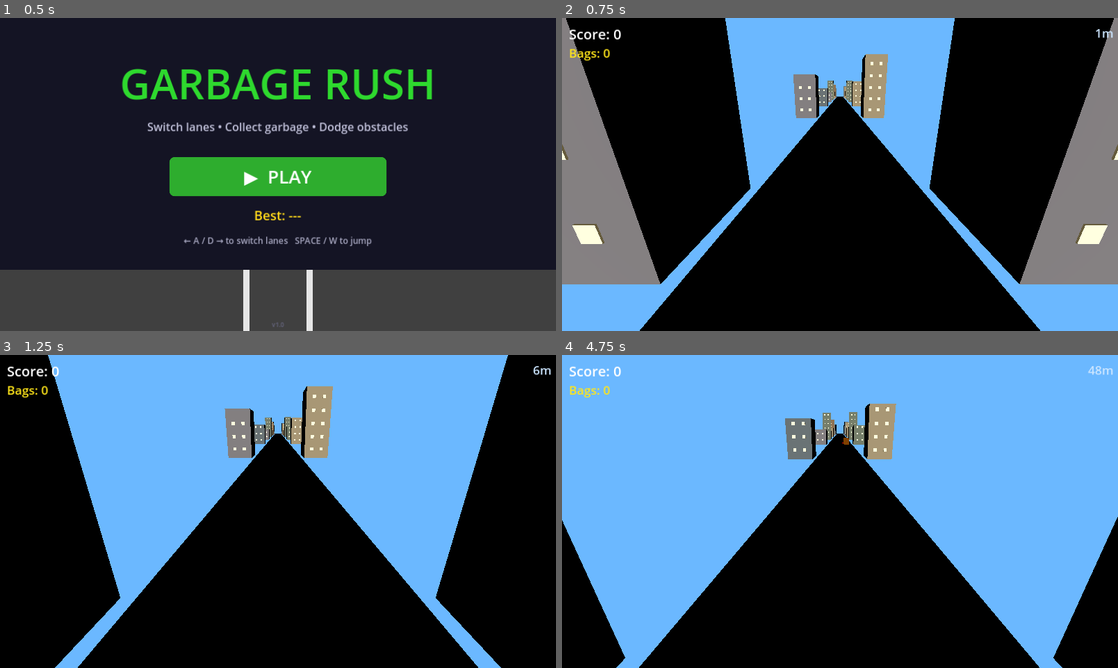
Above: before the commit, frames 1-4 (two rows, left to right).
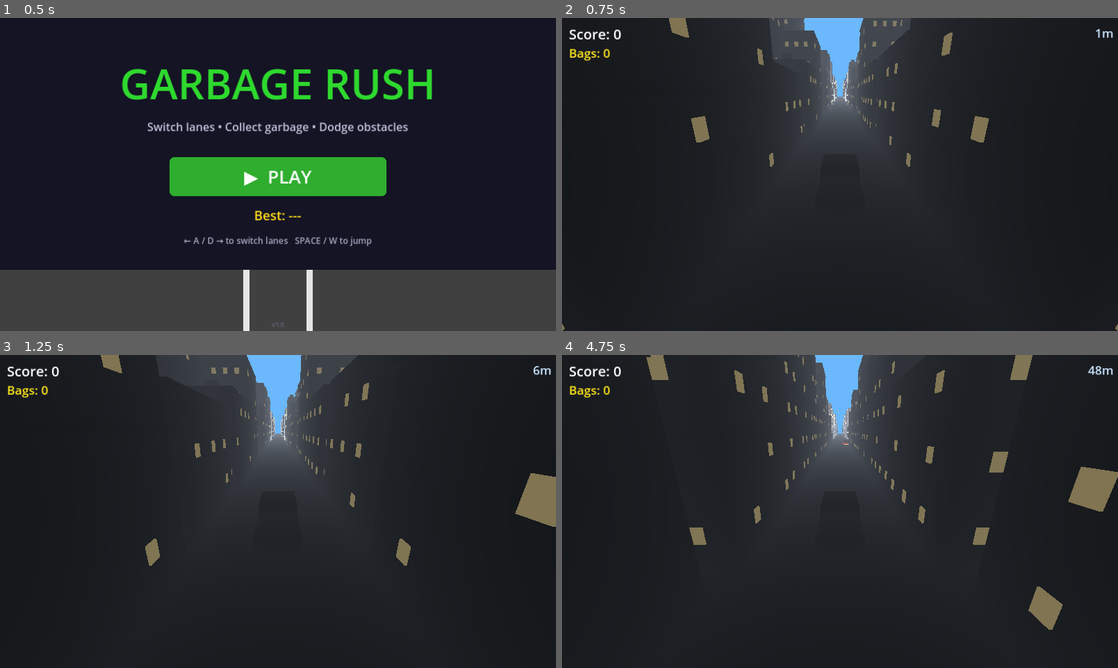
Above: after the commit, the same moments.

Repository: bhavyat81/runner
Game: Godot game, scene res://scenes/main_menu.tscn
Two runs of this game, one before a commit and one after it. Both use one fixed random seed, a clock stepped at 60 frames per second and the inputs below.
Inputs (mouse positions are in pixels of both pictures, inside the frame that each line leads up to):
- Up to frame 1 (0.5 s): no input
- Up to frame 2 (0.75 s): click "▶ PLAY" at 0.5 s
- Up to frame 3 (1.25 s): no input
- Up to frame 4 (4.75 s): move the mouse to (962, 495) at 1.27 s; hold D (move_right) 1.28-2.03 s; click (962, 495) at 1.42 s; tap Space (jump) at 1.52, 2.27, 3.77, 4.52 s; move the mouse to (728, 527) at 2.02 s; hold A (move_left) 2.03-2.78 s; move the mouse to (895, 442) at 2.77 s; hold D (move_right) 2.78-4.28 s; move the mouse to (812, 574) at 3.52 s; click (812, 574) at 3.67 s; move the mouse to (1006, 558) at 4.27 s; hold A (move_left) from 4.28 s (still down)

Frame 1 is identical in both runs. In frame 2, 98% of the frame differs, in the area x 0-100%, y 0-100%; in frame 3, 98%; in frame 4, 99%.

Commit message:
Visual overhaul: dense buildings, textured obstacles, road curbs/sidewalks, better lighting
Co-authored-by: bhavyat81 <233542359+bhavyat81@users.noreply.github.com>

Diff:
--- a/scenes/game.tscn
+++ b/scenes/game.tscn
@@ -8,7 +8,10 @@
 background_color = Color(0.42, 0.72, 1.0, 1)
 ambient_light_source = 1
 ambient_light_color = Color(0.85, 0.88, 1.0, 1)
-ambient_light_energy = 0.7
+ambient_light_energy = 0.9
+fog_enabled = true
+fog_density = 0.008
+fog_sky_affect = 0.5
 
 [sub_resource type="BoxShape3D" id="BoxShape3D_ground"]
 size = Vector3(20.0, 0.2, 2000.0)
@@ -22,7 +25,7 @@
 [node name="Sun" type="DirectionalLight3D" parent="."]
 transform = Transform3D(1, 0, 0, 0, 0.766, -0.643, 0, 0.643, 0.766, 0, 20, 10)
 light_color = Color(1, 0.97, 0.9, 1)
-light_energy = 1.3
+light_energy = 1.5
 shadow_enabled = true
 
 [node name="Ground" type="StaticBody3D" parent="."]
--- a/scenes/road_segment.tscn
+++ b/scenes/road_segment.tscn
@@ -8,11 +8,23 @@
 [sub_resource type="BoxMesh" id="BoxMesh_line"]
 size = Vector3(0.15, 0.12, 40.0)
 
+[sub_resource type="BoxMesh" id="BoxMesh_edgeline"]
+size = Vector3(0.2, 0.12, 40.0)
+
+[sub_resource type="BoxMesh" id="BoxMesh_curb"]
+size = Vector3(0.3, 0.25, 40.0)
+
+[sub_resource type="BoxMesh" id="BoxMesh_sidewalk"]
+size = Vector3(2.5, 0.08, 40.0)
+
 [sub_resource type="StandardMaterial3D" id="Mat_road"]
-albedo_color = Color(0.28, 0.28, 0.28, 1)
+albedo_color = Color(0.3, 0.3, 0.32, 1)
 
 [sub_resource type="StandardMaterial3D" id="Mat_line"]
 albedo_color = Color(0.95, 0.95, 0.95, 1)
+
+[sub_resource type="StandardMaterial3D" id="Mat_curb"]
+albedo_color = Color(0.6, 0.6, 0.58, 1)
 
 [node name="RoadSegment" type="Node3D"]
 script = ExtResource("1_road")
@@ -30,3 +42,33 @@
 transform = Transform3D(1, 0, 0, 0, 1, 0, 0, 0, 1, 1.33, 0.06, 0)
 mesh = SubResource("BoxMesh_line")
 surface_material_override/0 = SubResource("Mat_line")
+
+[node name="LeftEdgeLine" type="MeshInstance3D" parent="."]
+transform = Transform3D(1, 0, 0, 0, 1, 0, 0, 0, 1, -3.85, 0.06, 0)
+mesh = SubResource("BoxMesh_edgeline")
+surface_material_override/0 = SubResource("Mat_line")
+
+[node name="RightEdgeLine" type="MeshInstance3D" parent="."]
+transform = Transform3D(1, 0, 0, 0, 1, 0, 0, 0, 1, 3.85, 0.06, 0)
+mesh = SubResource("BoxMesh_edgeline")
+surface_material_override/0 = SubResource("Mat_line")
+
+[node name="LeftCurb" type="MeshInstance3D" parent="."]
+transform = Transform3D(1, 0, 0, 0, 1, 0, 0, 0, 1, -4.15, 0.12, 0)
+mesh = SubResource("BoxMesh_curb")
+surface_material_override/0 = SubResource("Mat_curb")
+
+[node name="RightCurb" type="MeshInstance3D" parent="."]
+transform = Transform3D(1, 0, 0, 0, 1, 0, 0, 0, 1, 4.15, 0.12, 0)
+mesh = SubResource("BoxMesh_curb")
+surface_material_override/0 = SubResource("Mat_curb")
+
+[node name="LeftSidewalk" type="MeshInstance3D" parent="."]
+transform = Transform3D(1, 0, 0, 0, 1, 0, 0, 0, 1, -5.55, 0.04, 0)
+mesh = SubResource("BoxMesh_sidewalk")
+surface_material_override/0 = SubResource("Mat_curb")
+
+[node name="RightSidewalk" type="MeshInstance3D" parent="."]
+transform = Transform3D(1, 0, 0, 0, 1, 0, 0, 0, 1, 5.55, 0.04, 0)
+mesh = SubResource("BoxMesh_sidewalk")
+surface_material_override/0 = SubResource("Mat_curb")
--- a/scripts/building.gd
+++ b/scripts/building.gd
@@ -1,12 +1,13 @@
 # building.gd
-# A procedural building on the side of the road.
+# A procedural building on the side of the road with windows, ledges, and roof details.
 extends Node3D
 
 @onready var mesh_instance: MeshInstance3D = $Mesh
 
-func setup(height: float, color: Color) -> void:
+func setup(height: float, width: float, depth: float, color: Color) -> void:
+	# Main building body
 	var box := BoxMesh.new()
-	box.size = Vector3(4.0, height, 6.0)
+	box.size = Vector3(width, height, depth)
 	mesh_instance.mesh = box
 	mesh_instance.position.y = height * 0.5
 
@@ -14,27 +15,112 @@
 	mat.albedo_color = color
 	mesh_instance.material_override = mat
 
-	# Add window lights for visual polish
-	_add_windows(height)
+	# Add details
+	_add_windows(height, width, depth)
+	_add_ledges(height, width, depth, color)
+	_add_roof(height, width, depth)
 
-func _add_windows(height: float) -> void:
-	var window_mat := StandardMaterial3D.new()
-	window_mat.albedo_color = Color(1.0, 0.95, 0.7, 1.0)
-	window_mat.emission_enabled = true
-	window_mat.emission = Color(1.0, 0.9, 0.6, 1.0)
-	window_mat.emission_energy_multiplier = 0.4
+func _add_windows(height: float, width: float, depth: float) -> void:
+	# Create two window materials — lit and dark
+	var lit_mat := StandardMaterial3D.new()
+	lit_mat.albedo_color = Color(1.0, 0.95, 0.7, 1.0)
+	lit_mat.emission_enabled = true
+	lit_mat.emission = Color(1.0, 0.9, 0.6, 1.0)
+	lit_mat.emission_energy_multiplier = 0.5
+
+	var dark_mat := StandardMaterial3D.new()
+	dark_mat.albedo_color = Color(0.15, 0.2, 0.3, 1.0)
 
 	var win_mesh := BoxMesh.new()
-	win_mesh.size = Vector3(0.5, 0.5, 0.05)
+	win_mesh.size = Vector3(0.45, 0.55, 0.06)
 
-	var floors := int(height / 2.0)
+	var floors := int(height / 2.2)
+	var cols := maxi(int(width / 1.2), 1)
+	var start_x := -(cols - 1) * 0.6
+
+	# Front face windows
 	for f in range(floors):
-		for w in range(2):
+		var y_pos := 1.5 + f * 2.2
+		if y_pos >= height - 0.8:
+			break
+		for c in range(cols):
 			var win := MeshInstance3D.new()
 			win.mesh = win_mesh
-			win.material_override = window_mat
-			var x_offset := -0.8 + w * 1.6
-			var y_pos := 1.5 + f * 2.0
-			if y_pos < height - 0.5:
-				win.position = Vector3(x_offset, y_pos, 3.02)
-				add_child(win)
+			# 70% chance of lit window
+			win.material_override = lit_mat if randf() < 0.7 else dark_mat
+			var x_offset := start_x + c * 1.2
+			win.position = Vector3(x_offset, y_pos, depth * 0.5 + 0.03)
+			add_child(win)
+
+	# Side face windows (visible from camera angle)
+	var side_win_mesh := BoxMesh.new()
+	side_win_mesh.size = Vector3(0.06, 0.55, 0.45)
+
+	var side_cols := maxi(int(depth / 2.5), 1)
+	for f in range(floors):
+		var y_pos := 1.5 + f * 2.2
+		if y_pos >= height - 0.8:
+			break
+		for c in range(side_cols):
+			# Left side of building
+			var win_l := MeshInstance3D.new()
+			win_l.mesh = side_win_mesh
+			win_l.material_override = lit_mat if randf() < 0.5 else dark_mat
+			var z_offset := -depth * 0.3 + c * 2.5
+			win_l.position = Vector3(-width * 0.5 - 0.03, y_pos, z_offset)
+			add_child(win_l)
+
+			# Right side of building
+			var win_r := MeshInstance3D.new()
+			win_r.mesh = side_win_mesh
+			win_r.material_override = lit_mat if randf() < 0.5 else dark_mat
+			win_r.position = Vector3(width * 0.5 + 0.03, y_pos, z_offset)
+			add_child(win_r)
+
+func _add_ledges(height: float, width: float, depth: float, color: Color) -> void:
+	var ledge_mat := StandardMaterial3D.new()
+	ledge_mat.albedo_color = color.darkened(0.15)
+
+	var ledge_mesh := BoxMesh.new()
+	ledge_mesh.size = Vector3(width + 0.3, 0.15, depth + 0.3)
+
+	# Base ledge
+	var base := MeshInstance3D.new()
+	base.mesh = ledge_mesh
+	base.material_override = ledge_mat
+	base.position.y = 0.08
+	add_child(base)
+
+	# Middle ledge (if tall enough)
+	if height > 8.0:
+		var mid := MeshInstance3D.new()
+		mid.mesh = ledge_mesh
+		mid.material_override = ledge_mat
+		mid.position.y = height * 0.5
+		add_child(mid)
+
+func _add_roof(height: float, width: float, depth: float) -> void:
+	# Flat roof cap with slightly different shade
+	var roof_mat := StandardMaterial3D.new()
+	roof_mat.albedo_color = Color(0.35, 0.33, 0.3, 1.0)
+
+	var roof_mesh := BoxMesh.new()
+	roof_mesh.size = Vector3(width + 0.1, 0.2, depth + 0.1)
+
+	var roof := MeshInstance3D.new()
+	roof.mesh = roof_mesh
+	roof.material_override = roof_mat
+	roof.position.y = height + 0.1
+	add_child(roof)
+
+	# Random chance of rooftop structure (AC unit / water tank)
+	if randf() < 0.4:
+		var structure_mat := StandardMaterial3D.new()
+		structure_mat.albedo_color = Color(0.4, 0.4, 0.42, 1.0)
+		var struct_mesh := BoxMesh.new()
+		struct_mesh.size = Vector3(1.0, 1.2, 1.0)
+		var structure := MeshInstance3D.new()
+		structure.mesh = struct_mesh
+		structure.material_override = structure_mat
+		structure.position = Vector3(randf_range(-1.0, 1.0), height + 0.8, 0.0)
+		add_child(structure)
--- a/scripts/game.gd
+++ b/scripts/game.gd
@@ -23,11 +23,15 @@
 const NUM_SEGMENTS: int = 8
 const SPAWN_Z: float = -90.0
 const DESPAWN_Z: float = 25.0
-const BUILDING_X: float = 6.5
+const BUILDING_X_NEAR: float = 5.5   # First row (close to road)
+const BUILDING_X_FAR: float = 10.0   # Second row (behind first)
+const BUILDINGS_PER_SEGMENT: int = 4  # Buildings per segment per side
 
 var road_segments: Array[Node3D] = []
 var left_buildings: Array[Node3D] = []
 var right_buildings: Array[Node3D] = []
+var left_buildings_far: Array[Node3D] = []
+var right_buildings_far: Array[Node3D] = []
 
 func _ready() -> void:
 	truck.died.connect(_on_truck_died)
@@ -60,6 +64,14 @@
 		b.position.z += spd * delta
 		if b.position.z >= DESPAWN_Z:
 			b.position.z -= SEGMENT_LENGTH * NUM_SEGMENTS
+	for b in left_buildings_far:
+		b.position.z += spd * delta
+		if b.position.z >= DESPAWN_Z:
+			b.position.z -= SEGMENT_LENGTH * NUM_SEGMENTS
+	for b in right_buildings_far:
+		b.position.z += spd * delta
+		if b.position.z >= DESPAWN_Z:
+			b.position.z -= SEGMENT_LENGTH * NUM_SEGMENTS
 
 	# Scroll and despawn obstacles and markers
 	for child in obstacle_container.get_children():
@@ -84,28 +96,58 @@
 		road_segments.append(seg)
 
 func _setup_buildings() -> void:
+	# First row — close to road, varied heights, tightly packed
 	for i in range(NUM_SEGMENTS):
-		var z_pos: float = -SEGMENT_LENGTH * i
+		for j in range(BUILDINGS_PER_SEGMENT):
+			var z_pos: float = -SEGMENT_LENGTH * i - j * (SEGMENT_LENGTH / BUILDINGS_PER_SEGMENT)
+			var depth: float = randf_range(8.0, 11.0)
+			var width: float = randf_range(3.5, 5.0)
+			var height_l: float = randf_range(5.0, 16.0)
+			var height_r: float = randf_range(5.0, 16.0)
 
-		var lb: Node3D = BUILDING_SCENE.instantiate()
-		building_container.add_child(lb)
-		lb.position = Vector3(-BUILDING_X, 0.0, z_pos)
-		lb.setup(randf_range(4.0, 14.0), _random_building_color())
-		left_buildings.append(lb)
+			var lb: Node3D = BUILDING_SCENE.instantiate()
+			building_container.add_child(lb)
+			lb.position = Vector3(-BUILDING_X_NEAR, 0.0, z_pos)
+			lb.setup(height_l, width, depth, _random_building_color())
+			left_buildings.append(lb)
 
-		var rb: Node3D = BUILDING_SCENE.instantiate()
-		building_container.add_child(rb)
-		rb.position = Vector3(BUILDING_X, 0.0, z_pos)
-		rb.setup(randf_range(4.0, 14.0), _random_building_color())
-		right_buildings.append(rb)
+			var rb: Node3D = BUILDING_SCENE.instantiate()
+			building_container.add_child(rb)
+			rb.position = Vector3(BUILDING_X_NEAR, 0.0, z_pos)
+			rb.setup(height_r, width, depth, _random_building_color())
+			right_buildings.append(rb)
+
+	# Second row — taller buildings behind for skyline depth
+	for i in range(NUM_SEGMENTS):
+		for j in range(2):
+			var z_pos: float = -SEGMENT_LENGTH * i - j * (SEGMENT_LENGTH / 2.0)
+			var height_l: float = randf_range(12.0, 22.0)
+			var height_r: float = randf_range(12.0, 22.0)
+
+			var lb2: Node3D = BUILDING_SCENE.instantiate()
+			building_container.add_child(lb2)
+			lb2.position = Vector3(-BUILDING_X_FAR, 0.0, z_pos)
+			lb2.setup(height_l, 5.0, 15.0, _random_building_color().darkened(0.2))
+			left_buildings_far.append(lb2)
+
+			var rb2: Node3D = BUILDING_SCENE.instantiate()
+			building_container.add_child(rb2)
+			rb2.position = Vector3(BUILDING_X_FAR, 0.0, z_pos)
+			rb2.setup(height_r, 5.0, 15.0, _random_building_color().darkened(0.2))
+			right_buildings_far.append(rb2)
 
 func _random_building_color() -> Color:
 	var palette := [
-		Color(0.5, 0.5, 0.55, 1),
-		Color(0.55, 0.45, 0.35, 1),
-		Color(0.65, 0.6, 0.5, 1),
-		Color(0.4, 0.45, 0.5, 1),
-		Color(0.45, 0.5, 0.45, 1),
+		Color(0.55, 0.53, 0.58, 1),   # Cool gray
+		Color(0.6, 0.5, 0.4, 1),      # Warm brown
+		Color(0.7, 0.65, 0.55, 1),    # Sandstone
+		Color(0.45, 0.48, 0.55, 1),   # Blue-gray
+		Color(0.5, 0.55, 0.5, 1),     # Sage green
+		Color(0.62, 0.58, 0.52, 1),   # Tan
+		Color(0.48, 0.42, 0.38, 1),   # Dark brown
+		Color(0.58, 0.6, 0.65, 1),    # Steel blue
+		Color(0.72, 0.68, 0.62, 1),   # Cream
+		Color(0.42, 0.4, 0.45, 1),    # Charcoal
 	]
 	return palette[randi() % palette.size()]
 
--- a/scripts/obstacle.gd
+++ b/scripts/obstacle.gd
@@ -1,5 +1,6 @@
 # obstacle.gd
 # A 3D obstacle on the road. Kills the truck on collision.
+# Spawns as different obstacle types: car, barrier, or cone.
 extends Area3D
 
 @onready var mesh_instance: MeshInstance3D = $Mesh
@@ -15,22 +16,207 @@
 func setup(lane: int, color: Color) -> void:
 	position.x = LANE_X[lane]
 
-	var box := BoxMesh.new()
-	box.size = Vector3(1.8, 2.0, 2.5)
-	mesh_instance.mesh = box
+	var obstacle_type := randi() % 3
+	match obstacle_type:
+		0:
+			_build_car(color)
+		1:
+			_build_barrier(color)
+		2:
+			_build_cone(color)
+
+	# Collision shape covers all types
+	var shape := BoxShape3D.new()
+	shape.size = Vector3(1.8, 1.8, 2.5)
+	collision_shape.shape = shape
+	collision_shape.position.y = 0.9
+
+func _build_car(color: Color) -> void:
+	# Car body (lower box)
+	var body_mesh := BoxMesh.new()
+	body_mesh.size = Vector3(1.7, 0.7, 2.8)
+	mesh_instance.mesh = body_mesh
+	mesh_instance.position.y = 0.35
+
+	var body_mat := StandardMaterial3D.new()
+	body_mat.albedo_color = color
+	body_mat.emission_enabled = true
+	body_mat.emission = color
+	body_mat.emission_energy_multiplier = 0.4
+	body_mat.metallic = 0.3
+	body_mat.roughness = 0.4
+	mesh_instance.material_override = body_mat
+
+	# Car cabin (upper box)
+	var cabin_mesh := BoxMesh.new()
+	cabin_mesh.size = Vector3(1.5, 0.6, 1.4)
+	var cabin := MeshInstance3D.new()
+	cabin.mesh = cabin_mesh
+	cabin.position = Vector3(0.0, 0.95, -0.2)
+	var cabin_mat := StandardMaterial3D.new()
+	cabin_mat.albedo_color = color.darkened(0.15)
+	cabin_mat.metallic = 0.3
+	cabin_mat.roughness = 0.3
+	cabin.material_override = cabin_mat
+	add_child(cabin)
+
+	# Windshield
+	var wind_mesh := BoxMesh.new()
+	wind_mesh.size = Vector3(1.3, 0.45, 0.08)
+	var windshield := MeshInstance3D.new()
+	windshield.mesh = wind_mesh
+	windshield.position = Vector3(0.0, 0.95, -0.92)
+	var wind_mat := StandardMaterial3D.new()
+	wind_mat.albedo_color = Color(0.5, 0.7, 0.9, 0.8)
+	wind_mat.metallic = 0.5
+	wind_mat.roughness = 0.1
+	wind_mat.transparency = BaseMaterial3D.TRANSPARENCY_ALPHA
+	windshield.material_override = wind_mat
+	add_child(windshield)
+
+	# Tail lights (2 small red boxes at back)
+	var light_mesh := BoxMesh.new()
+	light_mesh.size = Vector3(0.3, 0.2, 0.08)
+	var light_mat := StandardMaterial3D.new()
+	light_mat.albedo_color = Color(1.0, 0.0, 0.0, 1.0)
+	light_mat.emission_enabled = true
+	light_mat.emission = Color(1.0, 0.0, 0.0, 1.0)
+	light_mat.emission_energy_multiplier = 1.5
+
+	for x_off in [-0.6, 0.6]:
+		var light := MeshInstance3D.new()
+		light.mesh = light_mesh
+		light.material_override = light_mat
+		light.position = Vector3(x_off, 0.35, 1.42)
+		add_child(light)
+
+	# Wheels (4 dark cylinders)
+	var wheel_mesh := CylinderMesh.new()
+	wheel_mesh.top_radius = 0.25
+	wheel_mesh.bottom_radius = 0.25
+	wheel_mesh.height = 0.15
+	var wheel_mat := StandardMaterial3D.new()
+	wheel_mat.albedo_color = Color(0.1, 0.1, 0.1, 1.0)
+
+	for pos in [Vector3(-0.85, 0.2, -0.8), Vector3(0.85, 0.2, -0.8), Vector3(-0.85, 0.2, 0.8), Vector3(0.85, 0.2, 0.8)]:
+		var wheel := MeshInstance3D.new()
+		wheel.mesh = wheel_mesh
+		wheel.material_override = wheel_mat
+		wheel.position = pos
+		wheel.rotation_degrees.z = 90.0
+		add_child(wheel)
+
+func _build_barrier(color: Color) -> void:
+	# Orange/white striped road barrier
+	var bar_mesh := BoxMesh.new()
+	bar_mesh.size = Vector3(1.8, 1.0, 0.3)
+	mesh_instance.mesh = bar_mesh
 	mesh_instance.position.y = 1.0
 
-	var mat := StandardMaterial3D.new()
-	mat.albedo_color = color
-	mat.emission_enabled = true
-	mat.emission = color
-	mat.emission_energy_multiplier = 0.5
-	mesh_instance.material_override = mat
-
-	var shape := BoxShape3D.new()
-	shape.size = Vector3(1.8, 2.0, 2.5)
-	collision_shape.shape = shape
-	collision_shape.position.y = 1.0
+	var bar_mat := StandardMaterial3D.new()
+	bar_mat.albedo_color = Color(1.0, 0.5, 0.0, 1.0)
+	bar_mat.emission_enabled = true
+	bar_mat.emission = Color(1.0, 0.4, 0.0, 1.0)
+	bar_mat.emission_energy_multiplier = 0.6
+	mesh_instance.material_override = bar_mat
+
+	# White stripe
+	var stripe_mesh := BoxMesh.new()
+	stripe_mesh.size = Vector3(1.82, 0.25, 0.32)
+	var stripe := MeshInstance3D.new()
+	stripe.mesh = stripe_mesh
+	stripe.position = Vector3(0.0, 1.0, 0.0)
+	var stripe_mat := StandardMaterial3D.new()
+	stripe_mat.albedo_color = Color(1.0, 1.0, 1.0, 1.0)
+	stripe_mat.emission_enabled = true
+	stripe_mat.emission = Color(1.0, 1.0, 1.0, 1.0)
+	stripe_mat.emission_energy_multiplier = 0.3
+	stripe.material_override = stripe_mat
+	add_child(stripe)
+
+	# Support legs (2 vertical poles)
+	var leg_mesh := BoxMesh.new()
+	leg_mesh.size = Vector3(0.1, 1.0, 0.1)
+	var leg_mat := StandardMaterial3D.new()
+	leg_mat.albedo_color = Color(0.3, 0.3, 0.3, 1.0)
+	for x_off in [-0.7, 0.7]:
+		var leg := MeshInstance3D.new()
+		leg.mesh = leg_mesh
+		leg.material_override = leg_mat
+		leg.position = Vector3(x_off, 0.5, 0.0)
+		add_child(leg)
+
+	# Flashing light on top
+	var flash_mesh := SphereMesh.new()
+	flash_mesh.radius = 0.12
+	flash_mesh.height = 0.24
+	var flash := MeshInstance3D.new()
+	flash.mesh = flash_mesh
+	flash.position = Vector3(0.0, 1.65, 0.0)
+	var flash_mat := StandardMaterial3D.new()
+	flash_mat.albedo_color = Color(1.0, 0.8, 0.0, 1.0)
+	flash_mat.emission_enabled = true
+	flash_mat.emission = Color(1.0, 0.8, 0.0, 1.0)
+	flash_mat.emission_energy_multiplier = 2.0
+	flash.material_override = flash_mat
+	add_child(flash)
+
+func _build_cone(color: Color) -> void:
+	# Orange traffic cone
+	var cone_mesh := CylinderMesh.new()
+	cone_mesh.top_radius = 0.05
+	cone_mesh.bottom_radius = 0.35
+	cone_mesh.height = 1.2
+	mesh_instance.mesh = cone_mesh
+	mesh_instance.position.y = 0.6
+
+	var cone_mat := StandardMaterial3D.new()
+	cone_mat.albedo_color = Color(1.0, 0.4, 0.0, 1.0)
+	cone_mat.emission_enabled = true
+	cone_mat.emission = Color(1.0, 0.3, 0.0, 1.0)
+	cone_mat.emission_energy_multiplier = 0.5
+	mesh_instance.material_override = cone_mat
+
+	# White reflective stripes
+	var stripe_mesh := CylinderMesh.new()
+	stripe_mesh.top_radius = 0.18
+	stripe_mesh.bottom_radius = 0.22
+	stripe_mesh.height = 0.12
+	var stripe_mat := StandardMaterial3D.new()
+	stripe_mat.albedo_color = Color(1.0, 1.0, 1.0, 1.0)
+	stripe_mat.emission_enabled = true
+	stripe_mat.emission = Color(1.0, 1.0, 1.0, 1.0)
+	stripe_mat.emission_energy_multiplier = 0.4
+
+	for y in [0.35, 0.55]:
+		var stripe := MeshInstance3D.new()
+		stripe.mesh = stripe_mesh
+		stripe.material_override = stripe_mat
+		stripe.position.y = y
+		add_child(stripe)
+
+	# Square base
+	var base_mesh := BoxMesh.new()
+	base_mesh.size = Vector3(0.7, 0.08, 0.7)
+	var base := MeshInstance3D.new()
+	base.mesh = base_mesh
+	base.position.y = 0.04
+	var base_mat := StandardMaterial3D.new()
+	base_mat.albedo_color = Color(0.2, 0.2, 0.2, 1.0)
+	base.material_override = base_mat
+	add_child(base)
+
+	# Spawn 3 cones in a cluster for visibility
+	for offset in [Vector3(-0.5, 0.0, -0.3), Vector3(0.5, 0.0, 0.2)]:
+		var extra_cone_mesh := CylinderMesh.new()
+		extra_cone_mesh.top_radius = 0.04
+		extra_cone_mesh.bottom_radius = 0.3
+		extra_cone_mesh.height = 1.0
+		var extra := MeshInstance3D.new()
+		extra.mesh = extra_cone_mesh
+		extra.material_override = cone_mat
+		extra.position = offset + Vector3(0.0, 0.5, 0.0)
+		add_child(extra)
 
 func _on_body_entered(body: Node3D) -> void:
 	if body.is_in_group("truck"):
Not shown: 1 places in scenes/road_segment.tscn that only renumber resources
